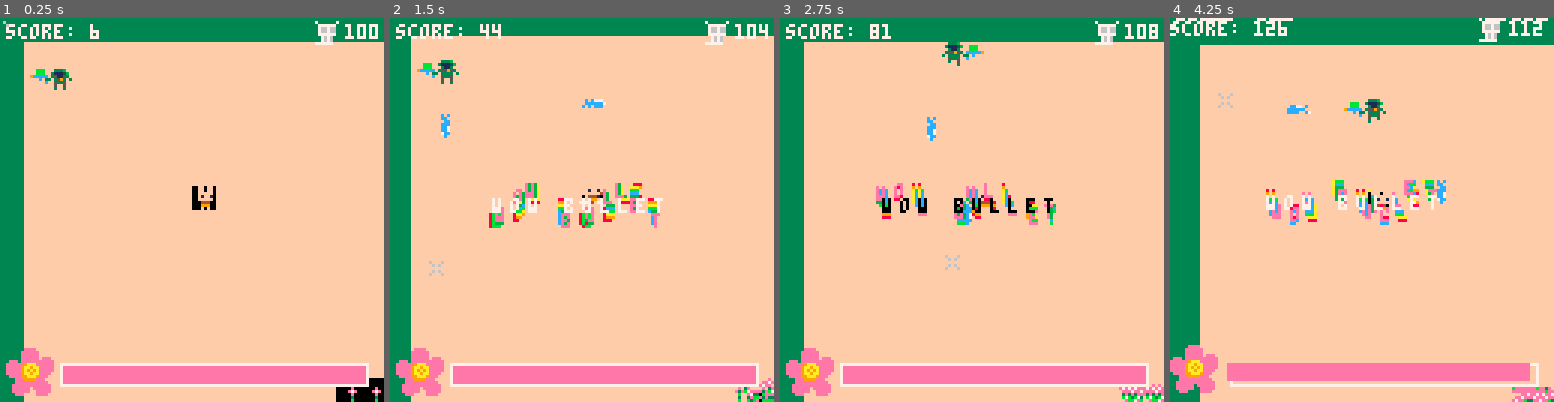
Above: before the commit, frames 1-4 (left to right).
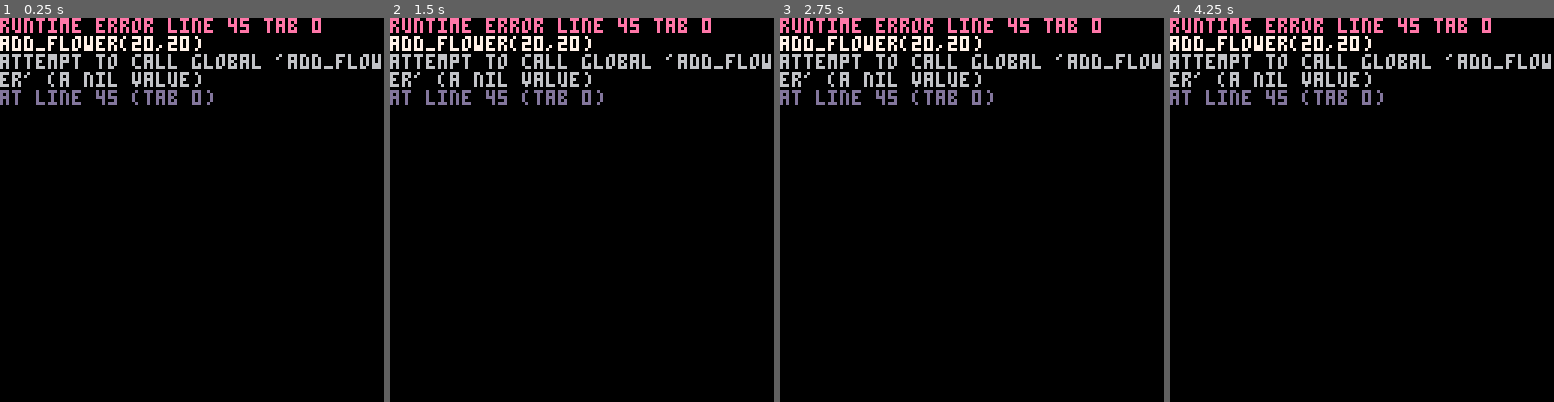
Above: after the commit, the same moments.

Repository: samboyer/ld46
Game: PICO-8 cartridge ld46.p8
Two runs of this game, one before a commit and one after it. Both use one fixed random seed, a clock stepped at 60 frames per second and the inputs below.
Inputs (mouse positions are in pixels of both pictures, inside the frame that each line leads up to):
- Up to frame 1 (0.25 s): no input
- Up to frame 2 (1.5 s): click (670, 121) at 0.67 s; click (436, 267) at 1.22 s
- Up to frame 3 (2.75 s): hold Right 1.6-2.1 s; click (887, 114) at 1.77 s; hold Up 2.15-2.42 s; click (952, 259) at 2.32 s; hold Right from 2.47 s (still down)
- Up to frame 4 (4.25 s): click (1404, 106) at 2.87 s; release Right at 3.03 s; hold Left 3.08-3.58 s; click (1465, 256) at 3.42 s; hold Down 3.63-3.97 s; click (1231, 102) at 3.97 s; hold Right from 4.02 s (still down)

The runs differ from the first frame. In frame 1, 99% of the frame differs, in the area x 0-100%, y 0-100%; in frame 2, 100%; in frame 3, 99%; in frame 4, 100%.
Error after the commit: runtime error line 45 tab 0; add_flower(20,20); attempt to call global 'add_flower' (a nil value)

Commit message:
Start of adding flowers

Diff:
--- a/ld46.p8
+++ b/ld46.p8
@@ -40,7 +40,12 @@
 }
 
 bullets={}
---(posx,posy,dx,dy,spritenum)
+--(x,y,dx,dy,sprite,life,dead)
+
+flowers={}
+--(x,y,sprite)
+
+add_flower(20,20)
 
 score = 0
 kills = 0
@@ -124,6 +129,14 @@
   if (click) add_bullet()
 end
 
+function add_flower(x, y)
+  add(flowers, {
+    x = x,
+    y = y,
+    sprite = 6
+  })
+end
+
 function add_bullet()
   sfx(0, 3)
   dx = mousex + screenx - player.x
@@ -144,7 +157,7 @@
   })
 
   screen_shake = 10
-  show_effect_text("wow bullet")
+  show_effect_text("wombu combu")
 end
 
 function update_bullets()
@@ -163,6 +176,7 @@
   if (deadbullet != nil) del(bullets, deadbullet)
 end
 
+t = 0
 function _update()
   control_player()
 
@@ -189,7 +203,6 @@
   spr(spriteno, x - screenx + screen_shake_x, y - screeny + screen_shake_y, 1, 1, flip_x)
 end
 
-t = 0
 function draw_object(obj)
   spr(obj.sprite, obj.x - screenx + screen_shake_x, obj.y - screeny + screen_shake_y, 1, 1, obj.flip_x or false)
 end
@@ -217,6 +230,10 @@
 
   for b in all(bullets) do
     if (not b.dead) draw_object(b)
+  end
+
+  for f in all(flowers) do
+    draw_object(f)
   end
 
   --UI
